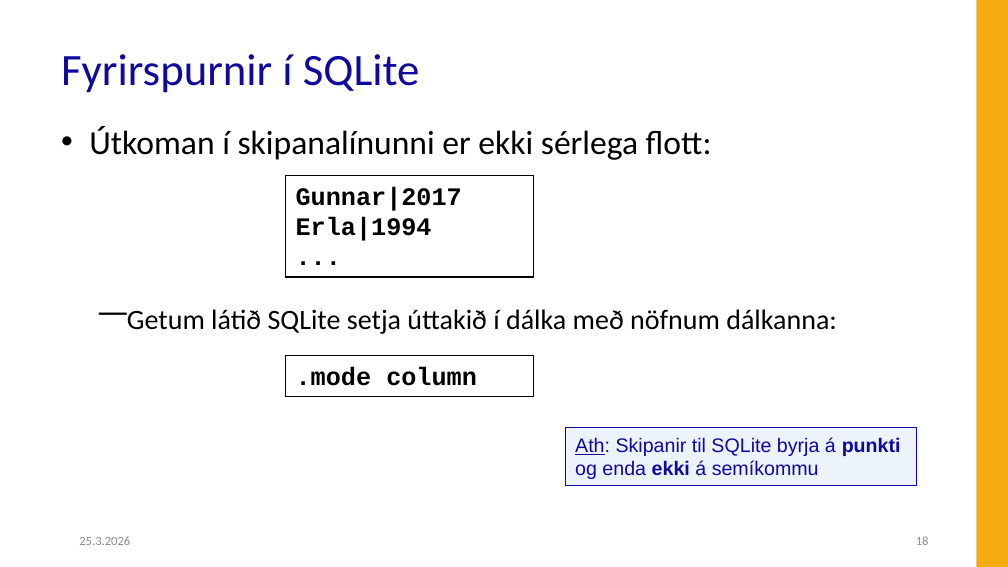
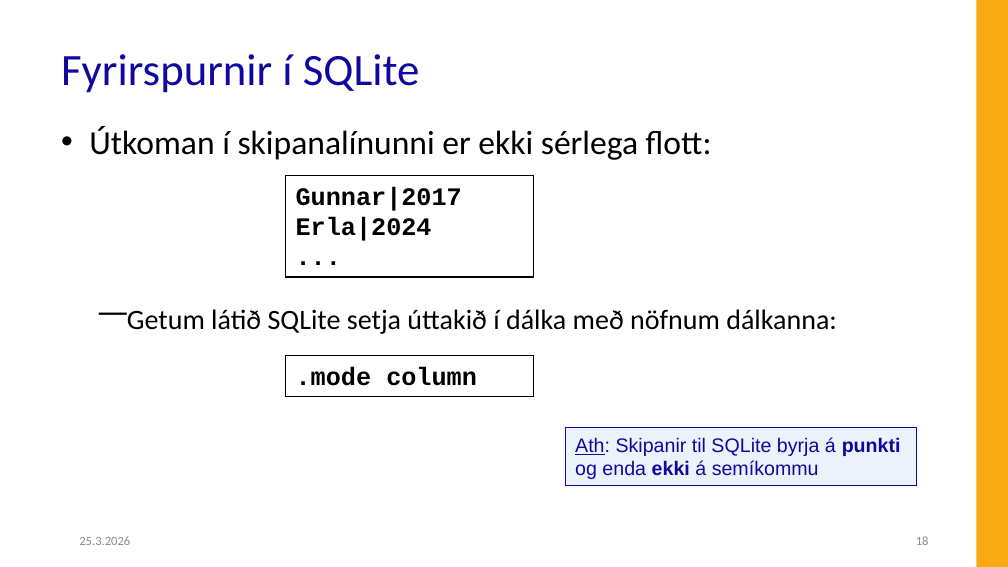
Before and after one commit to Hjalmtyr/SQL1, a slide deck: slide 18 of SQL-I.pptx. Drawn at 1008x567 pixels with LibreOffice and Linux fonts; fonts in the diff are those of the drawing; background and template pictures are left out. Boxes give left, top, right and bottom in pixels: in the first picture for what was removed or moved away, otherwise in the second. Text is boxed around its words. In the diff, an @@ line names an element or a change of style, - is before the commit and + after.

```diff
--- a/SQL-I.pptx
+++ b/SQL-I.pptx
@@ text in rectangle at box(296, 217, 432, 241): text changed @@
-Erla|1994
+Erla|2024
```
Also in this commit, not shown: 1 other slide changed, 5 other files.
